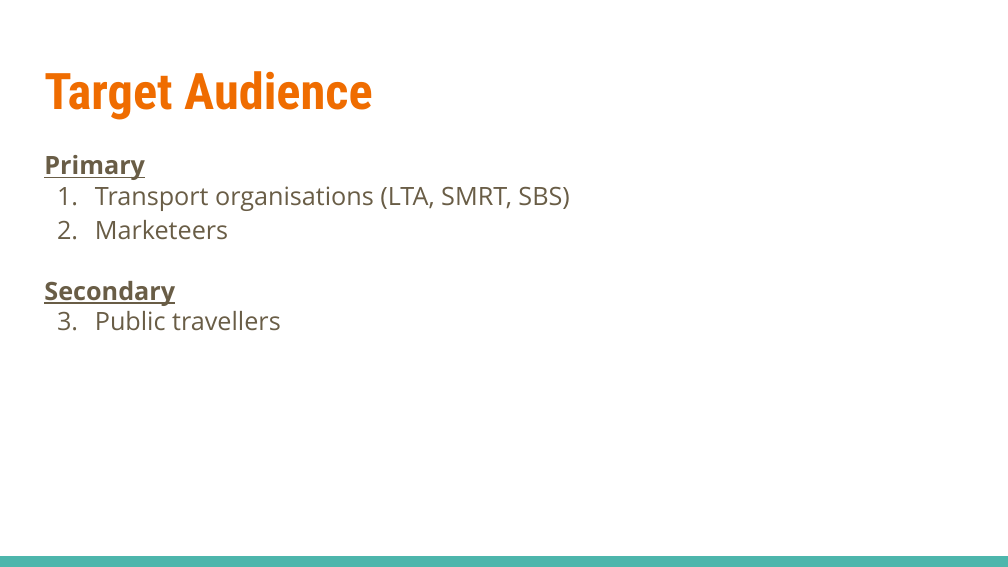
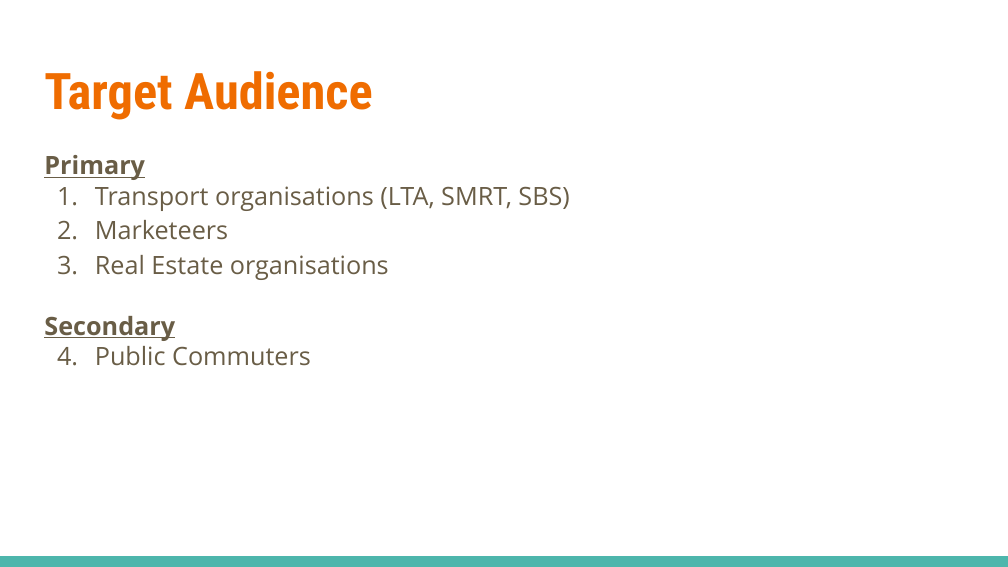
Before and after one commit to zax456/DataSpark-Datathon, a slide deck: slide 6 of SparkMove_DS_Presentation.pptx. Drawn at 1008x567 pixels with LibreOffice and Linux fonts; fonts in the diff are those of the drawing. Boxes give left, top, right and bottom in pixels: in the first picture for what was removed or moved away, otherwise in the second. Text is boxed around its words. In the diff, an @@ line names an element or a change of style, - is before the commit and + after.

```diff
--- a/SparkMove_DS_Presentation.pptx
+++ b/SparkMove_DS_Presentation.pptx
@@ text at [95, 255, 389, 280]: paragraph added @@
+3. Real Estate organisations
@@ text at [95, 346, 311, 366]: text changed @@
-1. Public travellers
+1. Public Commuters
```
Also in this commit, not shown: 1 other slide changed.
